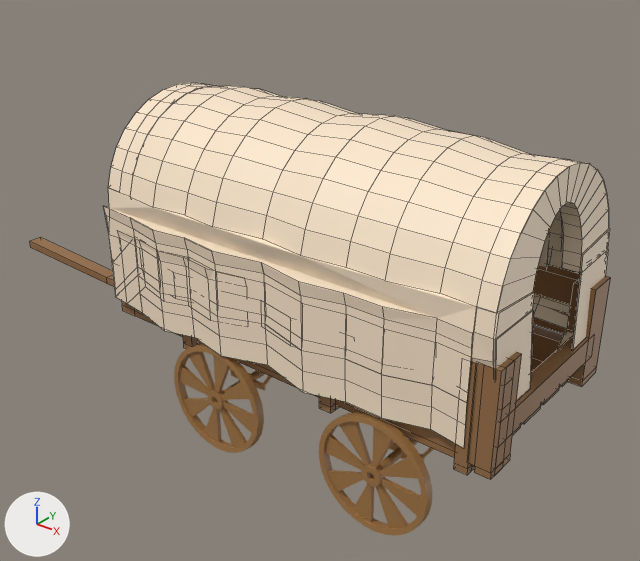
A saved change to the Blender file Q2PMB/Assets/Dylan/Models/oregon_trail (1).blend.
Both versions are drawn from a 50 mm lens placed at (75.6, -97.5, 76.8), pointed at (-4.6, 2.8, 14.7). Arrows for +X, +Y and +Z are at lower left; the lights stay in place. Mesh edges are drawn as thin lines on the coarser meshes.
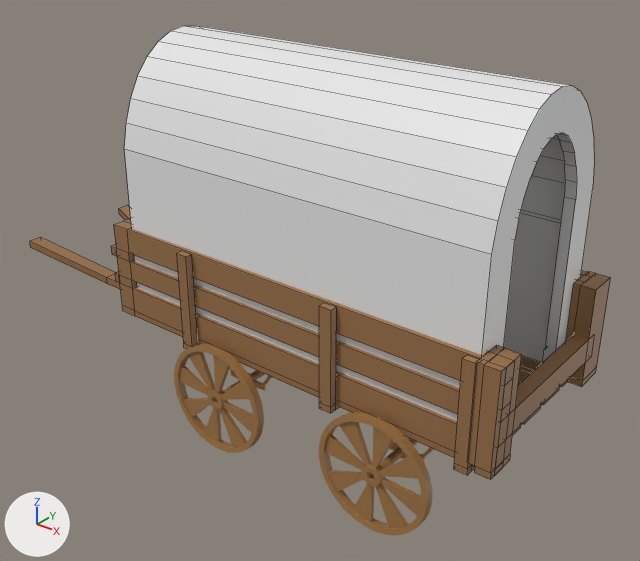
Diff of the bpy script that builds the scene:
```diff
--- a/Q2PMB/Assets/Dylan/Models/oregon_trail (1).blend.py
+++ b/Q2PMB/Assets/Dylan/Models/oregon_trail (1).blend.py
@@ me_cylinder_004 @@
+me_cylinder_004.from_pydata(...)  # 182 vertices, 95 faces; spans x -1.0..1.16, y -1.0..1.0, z -1.0..1.0
@@ ob_plane_001 @@
-ob_plane_001 = bpy.data.objects.new('Plane.001', me_plane_001)
-ob_plane_001.location = (1.1, 0.0, 23.0)
-ob_plane_001.scale = (34.5, 16.2, 14.7)
@@ ob_cylinder_004 @@
+ob_cylinder_004 = bpy.data.objects.new('Cylinder.004', me_cylinder_004)
+ob_cylinder_004.location = (2.1, 0.0, 31.8)
+ob_cylinder_004.rotation_euler = (0.0, 1.571, 0.0)  # degrees (0, 90, 0)
+ob_cylinder_004.scale = (20.4, 14.2, 31.5)
```

Boxes [x1, y1, x2, y2] around the edits, measured in the pictures (640 x 561 px):
'Plane.001', deleted (beige): before [103, 83, 610, 448]
'Cylinder.004', added: after [124, 26, 594, 421]
'Plane', unchanged, uncovered by the edit: before [30, 237, 611, 479]; after [30, 205, 611, 479]
